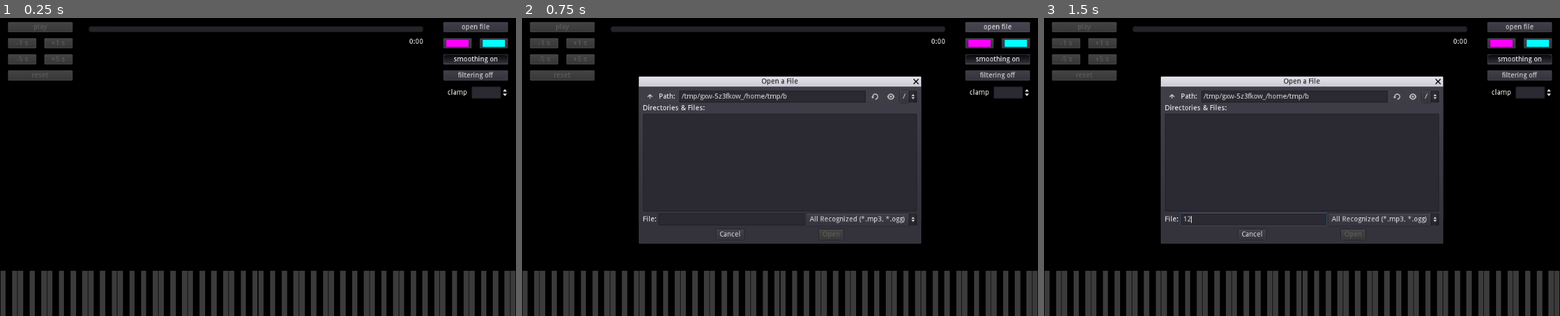
Above: before the commit, frames 1-3 (left to right).
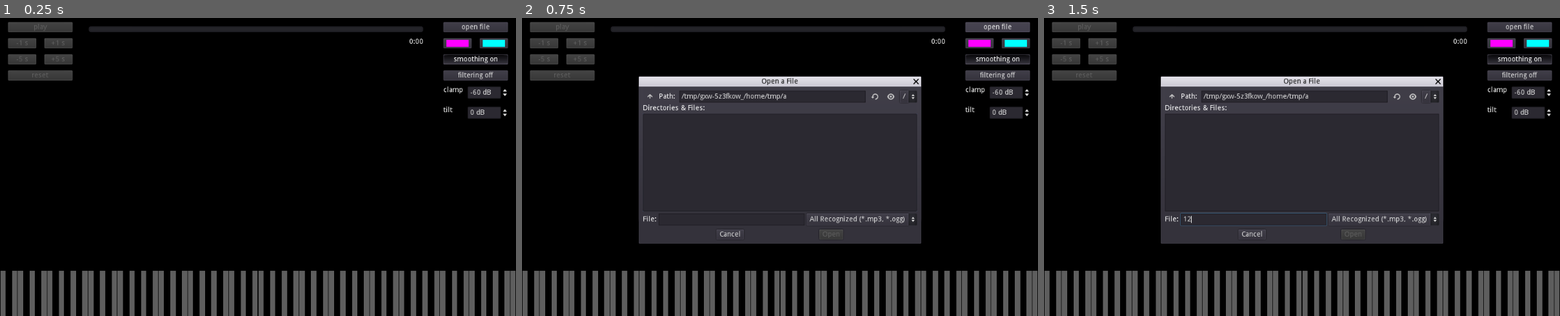
Above: after the commit, the same moments.

Repository: kinokomushroom/Godot-Piano-Transcription-Helper
Game: Godot game, scene res://Main.tscn
Two runs of this game, one before a commit and one after it. Both use one fixed random seed, a clock stepped at 60 frames per second and the inputs below.
Inputs (mouse positions are in pixels of both pictures, inside the frame that each line leads up to):
- Up to frame 1 (0.25 s): no input
- Up to frame 2 (0.75 s): click "open file" at 0.5 s
- Up to frame 3 (1.5 s): click (1255, 220) at 1.27 s; type "12" at 1.35 s

The runs differ from the first frame. In frame 1, 8.0% of the frame differs, in the area x 0-100%, y 22-100%; in frame 2, 8.0%; in frame 3, 8.0%.

Commit message:
Added frequency adjust
Users can now adjust the frequencies to display more of the higher ones and less of the lower ones or vice versa.
Some lines are displayed when changing this value (tilt) or the minimum displayed dB (clamp).
Sudden fluctuations have more influence in smoothing mode.
Fixed a few bugs.

Diff:
--- a/Main.gd
+++ b/Main.gd
@@ -7,15 +7,25 @@
 var magnitude_db_array = []
 var smooth: bool = true
 var averaging_frames: int = 4
+var smoothing_disable_distance: float = 10.0
 var filter: bool = false
 var filtered_magnitude_array = []
 var filter_max_difference: float = 0.1
-var filter_change_speed: float = 0.08
+var filter_appear_speed: float = 0.1
+var filter_disappear_speed: float = 0.2
 var lowest_magnitude: float = -60.0
 var magnitude_decrease_speed: float = 1.5 * lowest_magnitude
 
 var magnitude_bar_width: float = 0.4
 export var gradient: Gradient
+var tilt_amount: float = 0.0
+
+var line_opacity: float = 0.0
+export var line_color: Color
+var line_appear_time: float = 0.2
+var line_disappear_time: float = 0.5
+var line_display_timer: float = 0.0
+var line_display_duration: float = 1.0
 
 var key_white_array = [] # stores information of key color (true if white)
 var piano_bar_height: float = 0.15
@@ -39,6 +49,8 @@
 	mapped_value += target_start
 	return mapped_value
 
+func linear_interpolate(factor: float, value_1, value_2):
+	return (1.0 - factor) * value_1 + factor * value_2
 
 func initialize_values():
 	$Control/startstop.disabled = false
@@ -84,6 +96,11 @@
 		if not $AudioStreamPlayer.playing: # do this or weird stuff will happend while paused (spooky)
 			magnitude = Vector2.ZERO
 		var magnitude_db: float = linear2db((magnitude.x + magnitude.y) / 2)
+
+		# tilt magnitude
+		magnitude_db += map_range(key_index, 0, key_number - 1, -tilt_amount, tilt_amount)
+
+		# fix infinity errors when magnitude is 0
 		if magnitude_db == -INF:
 			magnitude_db = lowest_magnitude
 
@@ -93,9 +110,14 @@
 			var copied_value: float = magnitude_db_array[key_index][frame + 1]
 			magnitude_db_array[key_index][frame] = copied_value
 			sum += copied_value
-		sum /= averaging_frames
 		if smooth:
-			magnitude_db = sum
+			var average: float = sum / averaging_frames
+			var difference: float = magnitude_db - magnitude_db_array[key_index][averaging_frames - 2]
+			difference = clamp(map_range(difference, 0.0, 20.0, 0.0, 1.0), 0.0, 1.0)
+			# do this so that sudden increases in magnitudes aren't smoothed out
+			magnitude_db = linear_interpolate(difference, average, magnitude_db)
+#			magnitude_db = average
+		magnitude_db_array[key_index][averaging_frames - 1] = magnitude_db
 
 		# gradually decrease value to make it less jumpy
 		magnitude_db = max(magnitude_db_array[key_index][averaging_frames - 2] + magnitude_decrease_speed * delta, magnitude_db)
@@ -108,45 +130,64 @@
 		var right_value: float = magnitude_db_array[key_index + 1][averaging_frames - 1]
 		if center_value >= left_value - filter_max_difference and center_value >= right_value - filter_max_difference:
 			if smooth:
-				filtered_magnitude_array[key_index] = min(1.0, filtered_magnitude_array[key_index] + filter_change_speed)
+				filtered_magnitude_array[key_index] = min(1.0, filtered_magnitude_array[key_index] + 1.0 / filter_appear_speed * delta)
 			else:
 				filtered_magnitude_array[key_index] = 1.0
 		else:
 			if smooth:
-				filtered_magnitude_array[key_index] = max(0.0, filtered_magnitude_array[key_index] - filter_change_speed)
+				filtered_magnitude_array[key_index] = max(0.0, filtered_magnitude_array[key_index] - 1.0 / filter_disappear_speed * delta)
 			else:
 				filtered_magnitude_array[key_index] = 0.0
 
-func draw_magnitude(key_index: int):
-	var magnitude: float = magnitude_db_array[key_index][averaging_frames - 1]
-	var x_position_uniform: float = 1.0 / key_number * (key_index + 0.5)
-	var x_position: float = screen_size.x * x_position_uniform
-	var height_uniform: float = max(0.0, map_range(magnitude, lowest_magnitude, 0.0, 0.0, 1.0))
-	var height: float = screen_size.y * height_uniform
-	var width: float = screen_size.x / float(key_number) * magnitude_bar_width
-	var color: Color = gradient.interpolate(x_position_uniform)
-	if height_uniform < 0.5:
-		color = color.darkened(map_range(height_uniform, 0.0, 0.5, 0.9, 0.0))
+func draw_magnitude():
+	for key_index in range(0, key_number):
+		var magnitude: float = magnitude_db_array[key_index][averaging_frames - 1]
+		var x_position_uniform: float = 1.0 / key_number * (key_index + 0.5)
+		var x_position: float = screen_size.x * x_position_uniform
+		var height_uniform: float = max(0.0, map_range(magnitude, lowest_magnitude, 0.0, 0.0, 1.0))
+		var height: float = screen_size.y * height_uniform
+		var width: float = screen_size.x / float(key_number) * magnitude_bar_width
+		var color: Color = gradient.interpolate(x_position_uniform)
+		if height_uniform < 0.5:
+			color = color.darkened(map_range(height_uniform, 0.0, 0.5, 0.9, 0.0))
+		else:
+			color = color.lightened(map_range(height_uniform, 0.5, 1.0, 0.0, 1.0))
+		if filter:
+			color = color.darkened(1.0 - map_range(filtered_magnitude_array[key_index], 0.0, 1.0, 0.2, 1.0))
+		draw_rect(Rect2(x_position - width / 2, (screen_size.y - height) * bar_screen_height, width, height * bar_screen_height), color)
+
+func draw_lines():
+	# calculate line opacity
+	if line_display_timer > 0.0:
+		line_display_timer -= delta
+		line_opacity += 1.0 / line_appear_time * delta
 	else:
-		color = color.lightened(map_range(height_uniform, 0.5, 1.0, 0.0, 1.0))
-	if filter:
-		color = color.darkened(1.0 - map_range(filtered_magnitude_array[key_index], 0.0, 1.0, 0.2, 1.0))
-	draw_rect(Rect2(x_position - width / 2, (screen_size.y - height) * bar_screen_height, width, height * bar_screen_height), color)
-
-func draw_key(key_index: int):
-	var x_position: float = screen_size.x / float(key_number) * (key_index + 0.5)
-	var width: float = screen_size.x / float(key_number) * piano_bar_width
-	var height: float = screen_size.y * piano_bar_height
-	if key_white_array[key_index]:
-		draw_rect(Rect2(x_position - width / 2, screen_size.y - height, width, height), white_key_color)
-	else:
-		draw_rect(Rect2(x_position - width / 2, screen_size.y - height, width, height * 0.8), black_key_color)
+		line_opacity -= 1.0 / line_disappear_time * delta
+	line_opacity = clamp(line_opacity, 0.0, 1.0)
+	var color: Color = line_color
+	color.a = line_opacity
+	# draw lines from -120dB to 50dB
+	for db in range(-120, 40, 20):
+		var line_height_left = screen_size.y * map_range(db - tilt_amount, lowest_magnitude, 0.0, 1.0, 0.0) * bar_screen_height
+		var line_height_right = screen_size.y * map_range(db + tilt_amount, lowest_magnitude, 0.0, 1.0, 0.0) * bar_screen_height
+		draw_line(Vector2(0.0, line_height_left), Vector2(screen_size.x, line_height_right), color, 2.0, true)
+	draw_rect(Rect2(0, screen_size.y * bar_screen_height, screen_size.x, screen_size.y), Color.black) # hide lower portion of screen
+
+func draw_key():
+	for key_index in range(0, key_number):
+		var x_position: float = screen_size.x / float(key_number) * (key_index + 0.5)
+		var width: float = screen_size.x / float(key_number) * piano_bar_width
+		var height: float = screen_size.y * piano_bar_height
+		if key_white_array[key_index]:
+			draw_rect(Rect2(x_position - width / 2, screen_size.y - height, width, height), white_key_color)
+		else:
+			draw_rect(Rect2(x_position - width / 2, screen_size.y - height, width, height * 0.8), black_key_color)
 
 func _draw():
 	draw_rect(Rect2(0, 0, screen_size.x, screen_size.y), Color.black)
-	for key_index in range(0, key_number):
-		draw_magnitude(key_index)
-		draw_key(key_index)
+	draw_lines()
+	draw_magnitude()
+	draw_key()
 
 func viewport_size_changed():
 	screen_size = get_viewport().size
@@ -159,10 +200,10 @@
 
 	# initialize arrays
 	for key_index in range(0, key_number):
-		var history = []
+		var values = []
 		for frame in averaging_frames:
-			history.append(lowest_magnitude)
-		magnitude_db_array.append(history)
+			values.append(lowest_magnitude)
+		magnitude_db_array.append(values)
 
 		filtered_magnitude_array.append(0)
 
@@ -257,6 +298,7 @@
 func _on_min_dB_value_changed(value):
 	lowest_magnitude = value
 	magnitude_decrease_speed = 1.5 * lowest_magnitude
+	line_display_timer = line_display_duration
 
 func _on_filter_toggled(button_pressed):
 	if button_pressed:
@@ -265,3 +307,7 @@
 	else:
 		filter = false
 		$Control/filter.text = "filtering off"
+
+func _on_tilt_value_changed(value):
+	tilt_amount = value
+	line_display_timer = line_display_duration
--- a/Main.tscn
+++ b/Main.tscn
@@ -8,7 +8,8 @@
 [node name="Main" type="Node2D"]
 script = ExtResource( 1 )
 gradient = SubResource( 1 )
-white_key_color = Color( 0.235294, 0.235294, 0.235294, 1 )
+line_color = Color( 0.188235, 0.188235, 0.188235, 1 )
+white_key_color = Color( 0.372549, 0.372549, 0.372549, 1 )
 
 [node name="AudioStreamPlayer" type="AudioStreamPlayer" parent="."]
 
@@ -138,9 +139,11 @@
 }
 
 [node name="smooth" type="Button" parent="Control"]
-margin_left = 880.0
+anchor_left = 1.0
+anchor_right = 1.0
+margin_left = -144.0
 margin_top = 80.0
-margin_right = 1008.0
+margin_right = -16.0
 margin_bottom = 100.0
 toggle_mode = true
 pressed = true
@@ -150,9 +153,11 @@
 }
 
 [node name="filter" type="Button" parent="Control"]
-margin_left = 880.0
+anchor_left = 1.0
+anchor_right = 1.0
+margin_left = -144.0
 margin_top = 112.0
-margin_right = 1008.0
+margin_right = -16.0
 margin_bottom = 132.0
 toggle_mode = true
 text = "filtering off"
@@ -186,24 +191,56 @@
 }
 
 [node name="min_dB" type="SpinBox" parent="Control"]
-margin_left = 936.0
+anchor_left = 1.0
+anchor_right = 1.0
+margin_left = -96.0
 margin_top = 144.0
-margin_right = 1010.0
+margin_right = -14.0
 margin_bottom = 168.0
 min_value = -80.0
 max_value = -20.0
+step = 0.1
 value = -60.0
 suffix = "dB"
 __meta__ = {
 "_edit_use_anchors_": false
 }
 
+[node name="tilt" type="SpinBox" parent="Control"]
+anchor_left = 1.0
+anchor_right = 1.0
+margin_left = -96.0
+margin_top = 184.0
+margin_right = -14.0
+margin_bottom = 208.0
+min_value = -40.0
+max_value = 40.0
+step = 0.1
+suffix = "dB"
+__meta__ = {
+"_edit_use_anchors_": false
+}
+
 [node name="min_dB_label" type="Label" parent="Control"]
-margin_left = 888.0
-margin_top = 149.0
-margin_right = 934.0
-margin_bottom = 163.0
+anchor_left = 1.0
+anchor_right = 1.0
+margin_left = -144.0
+margin_top = 144.0
+margin_right = -98.0
+margin_bottom = 158.0
 text = "clamp"
+__meta__ = {
+"_edit_use_anchors_": false
+}
+
+[node name="tilt_label" type="Label" parent="Control"]
+anchor_left = 1.0
+anchor_right = 1.0
+margin_left = -144.0
+margin_top = 184.0
+margin_right = -98.0
+margin_bottom = 198.0
+text = "tilt"
 __meta__ = {
 "_edit_use_anchors_": false
 }
@@ -222,3 +259,4 @@
 [connection signal="toggled" from="Control/filter" to="." method="_on_filter_toggled"]
 [connection signal="file_selected" from="Control/FileDialog" to="." method="_on_FileDialog_file_selected"]
 [connection signal="value_changed" from="Control/min_dB" to="." method="_on_min_dB_value_changed"]
+[connection signal="value_changed" from="Control/tilt" to="." method="_on_tilt_value_changed"]
Not shown, changed: README.md
